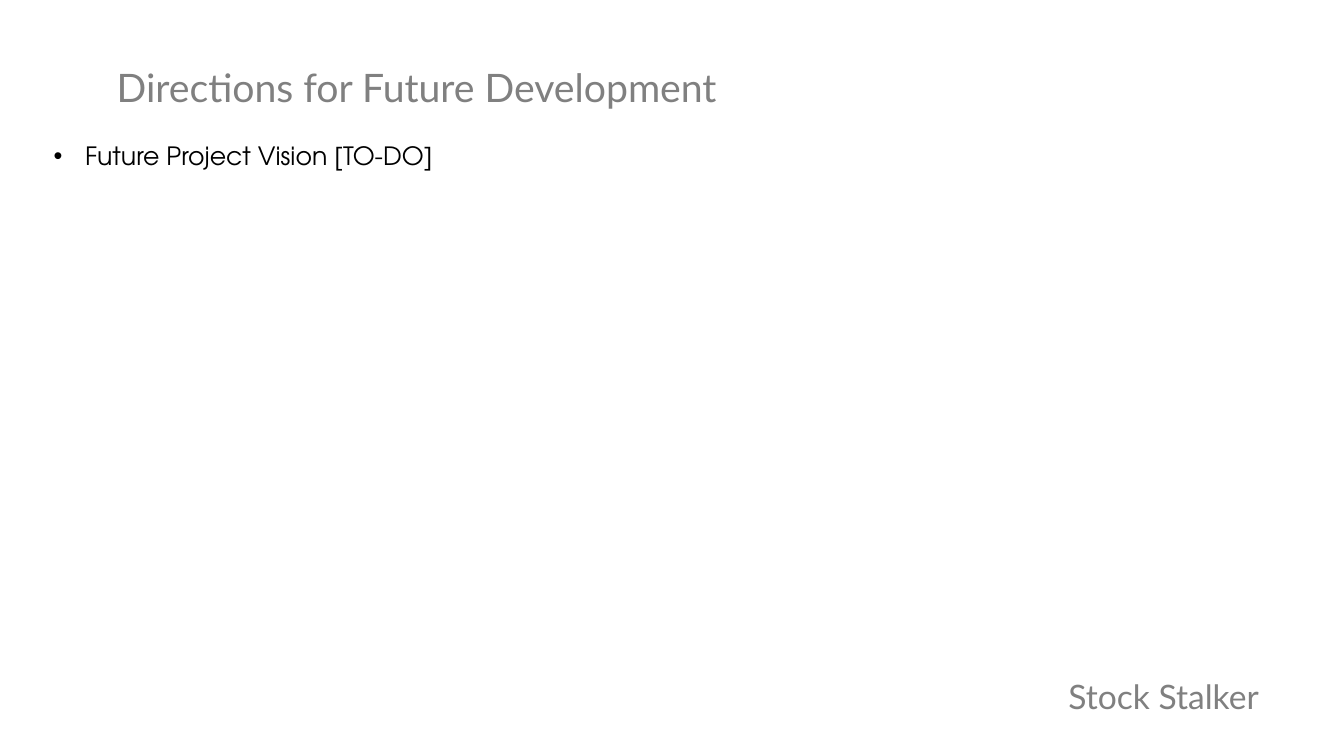
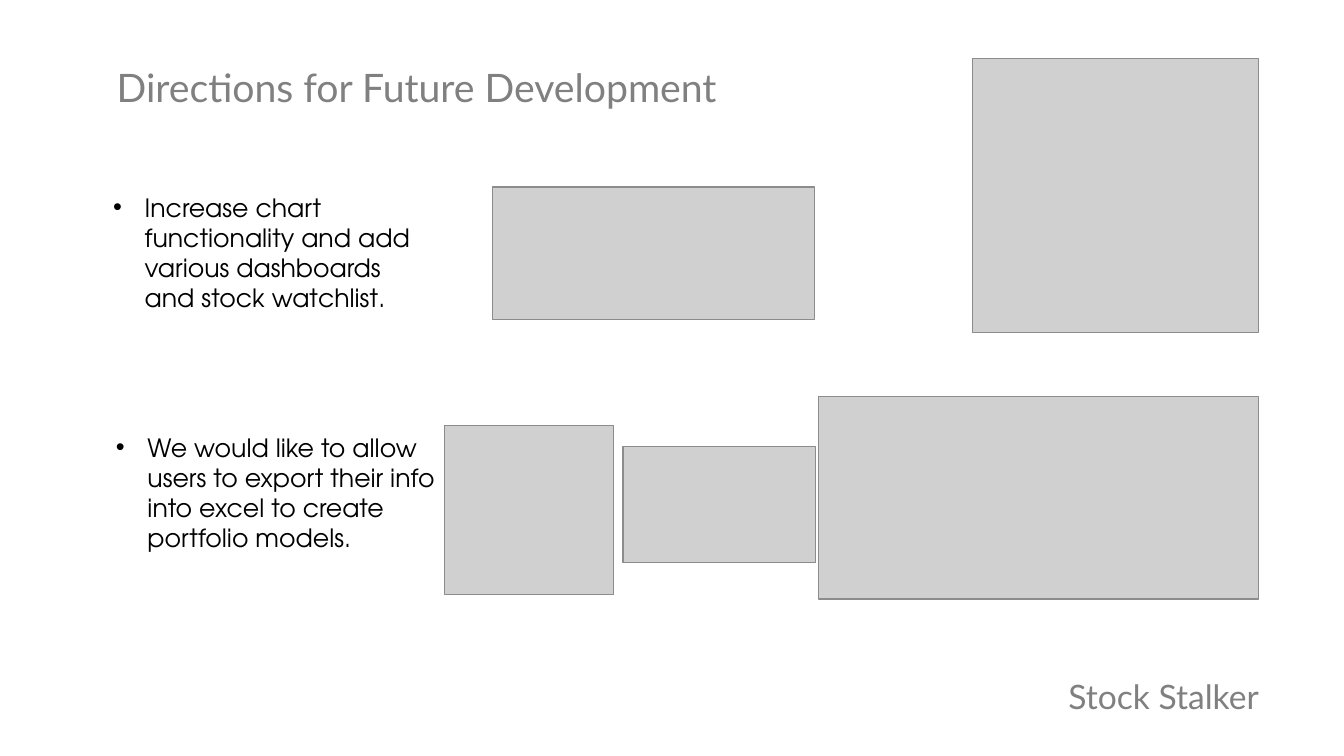
Before and after one commit to wrkfullerton/StockStalker, a slide deck: slide 6 of deck.pptx. Drawn at 1344x756 pixels with LibreOffice and Linux fonts; fonts in the diff are those of the drawing; grey boxes stand for pictures. Boxes give left, top, right and bottom in pixels: in the first picture for what was removed or moved away, otherwise in the second. Text is boxed around its words. In the diff, an @@ line names an element or a change of style, - is before the commit and + after.

```diff
--- a/deck.pptx
+++ b/deck.pptx
@@ picture added at [973, 58, 1259, 333] @@
@@ text removed at [85, 146, 432, 171] @@
-• Future Project Vision [TO-DO]
@@ text added at [145, 198, 410, 308], 18 pt, text #000000 @@
+• Increase chart functionality and add various dashboards and stock watchlist.
@@ picture added at [493, 188, 815, 320] @@
@@ picture added at [819, 397, 1258, 600] @@
@@ text added at [147, 438, 434, 552], 18 pt, text #000000 @@
+• We would like to allow users to export their info into excel to create portfolio models.
@@ picture added at [445, 425, 614, 595] @@
@@ picture added at [623, 447, 816, 563] @@
```
Also in this commit, not shown: 6 other slides changed.
